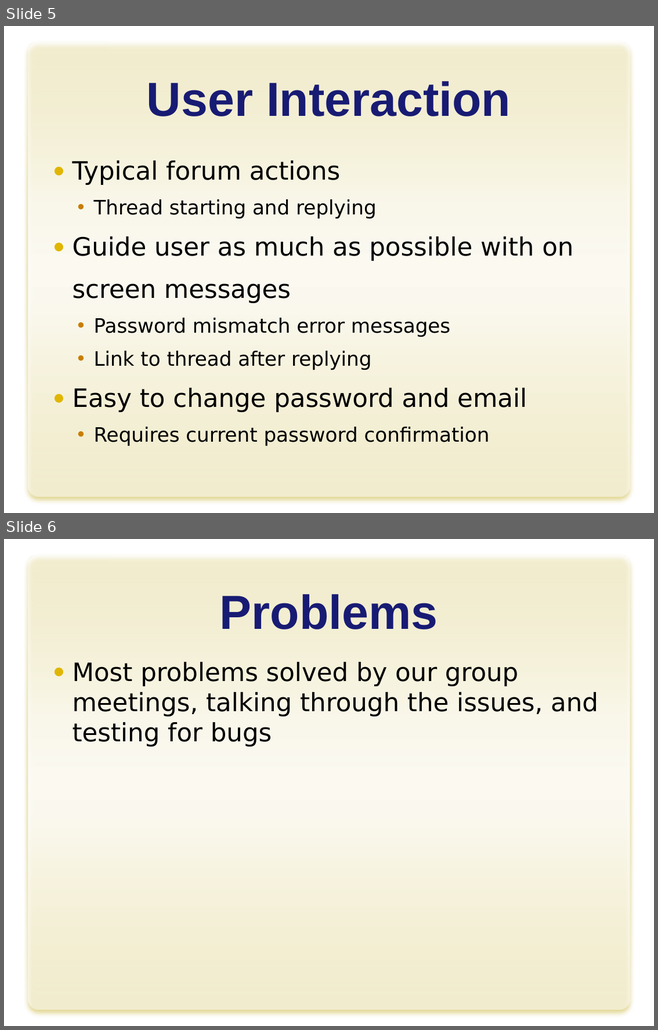
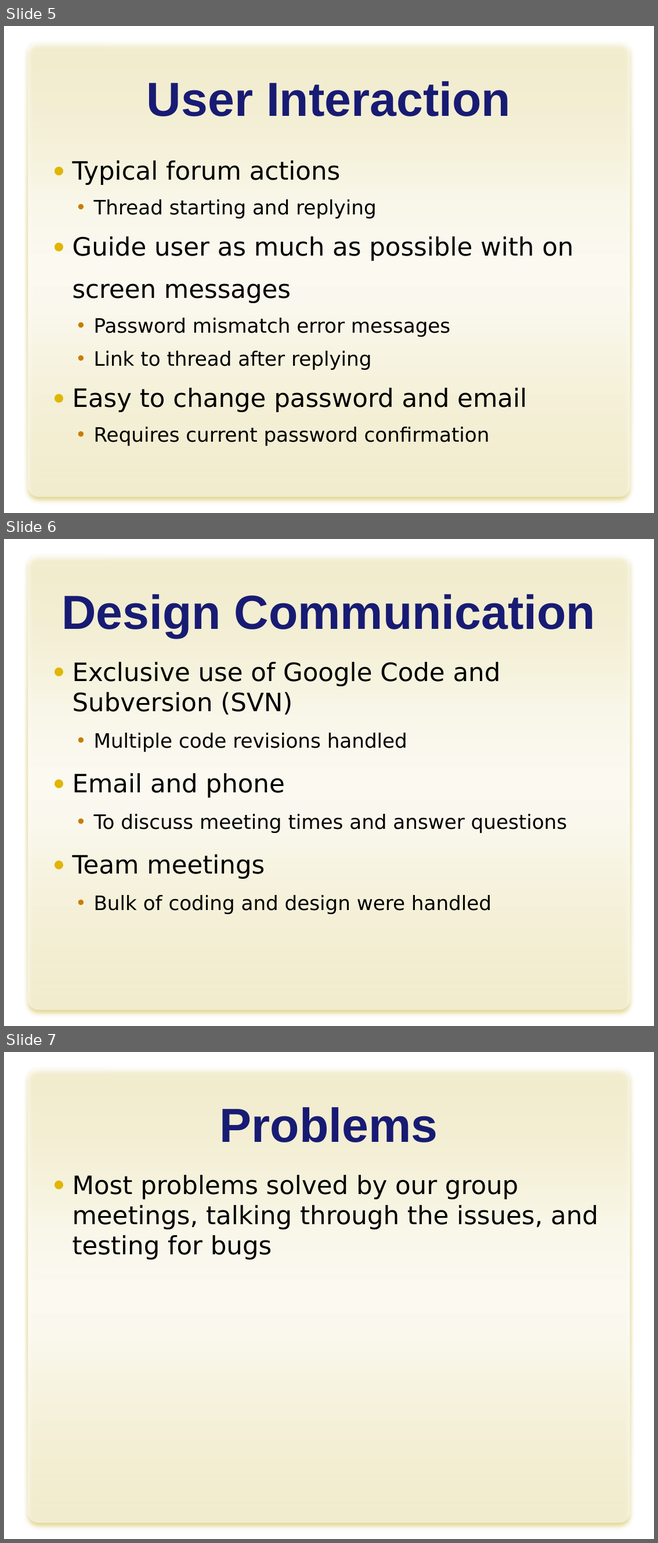
Before and after one commit to yokeholy/jin-jason-forum, a slide deck: J2_Forum.pptx. Shown one above the other, each under a label of ours: slides 5 and 6 before the commit, slides 5, 6 and 7 after it. The pictures are 658x1030 and 658x1543 pixels, drawn with LibreOffice and Linux fonts; fonts in the diff are those of the drawing; background and template pictures are left out. Boxes give left, top, right and bottom in pixels: in the first picture for what was removed or moved away, otherwise in the second. Text is boxed around its words. In the diff, an @@ line names an element or a change of style, - is before the commit and + after.

```diff
--- a/J2_Forum.pptx
+++ b/J2_Forum.pptx
@@ slide 6 added at <box>4,539,654,1026</box>, background picture (left out); not listed: 1 template element that a slide beside it also shows @@
@@ title added at <box>61,594,595,638</box>, 53 pt, text #181C74, bold @@
+Design Communication
@@ text added at <box>72,662,567,914</box>, 22 pt, text #000000 @@
+● Exclusive use of Google Code and Subversion (SVN)
+  • Multiple code revisions handled
+● Email and phone
+  • To discuss meeting times and answer questions
+● Team meetings
+  • Bulk of coding and design were handled
@@ what was slide 6 is now slide 7 @@
```
Also in this commit, not shown: 2 slides changed, 1 other slide added, 2 other files.
